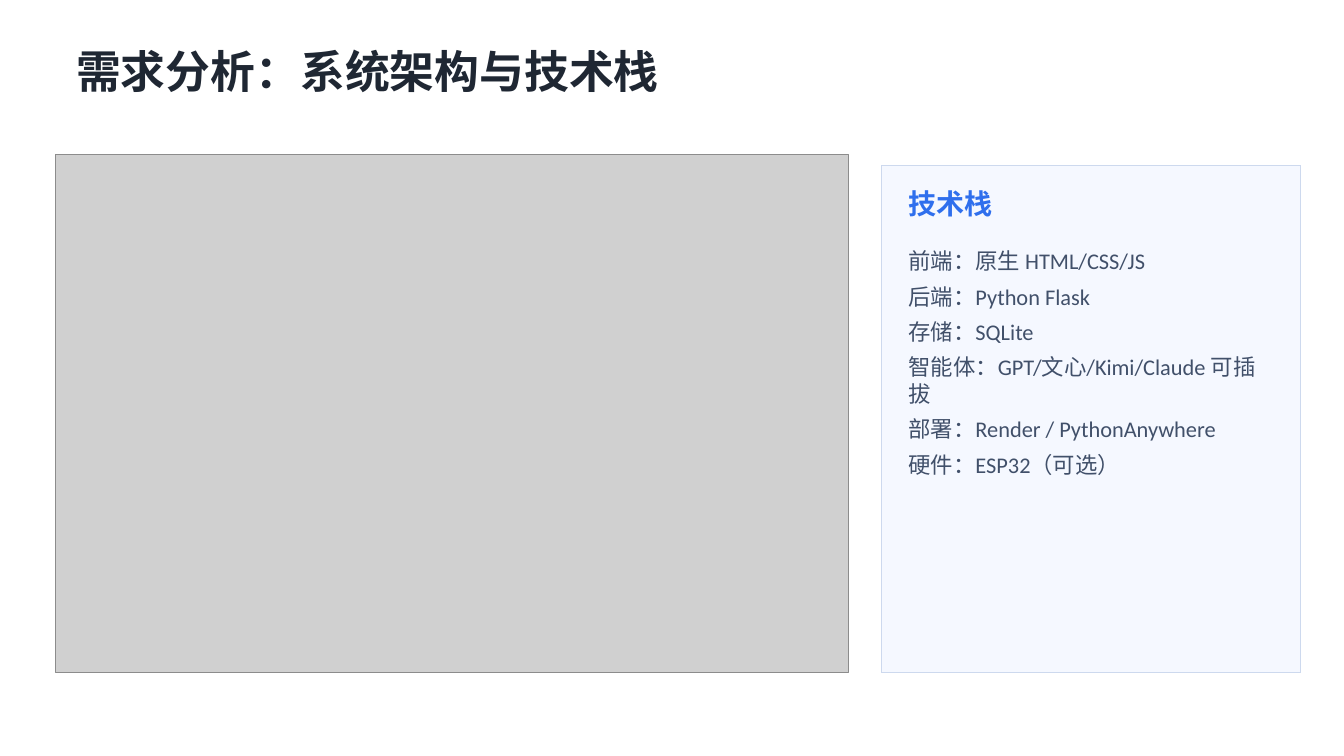
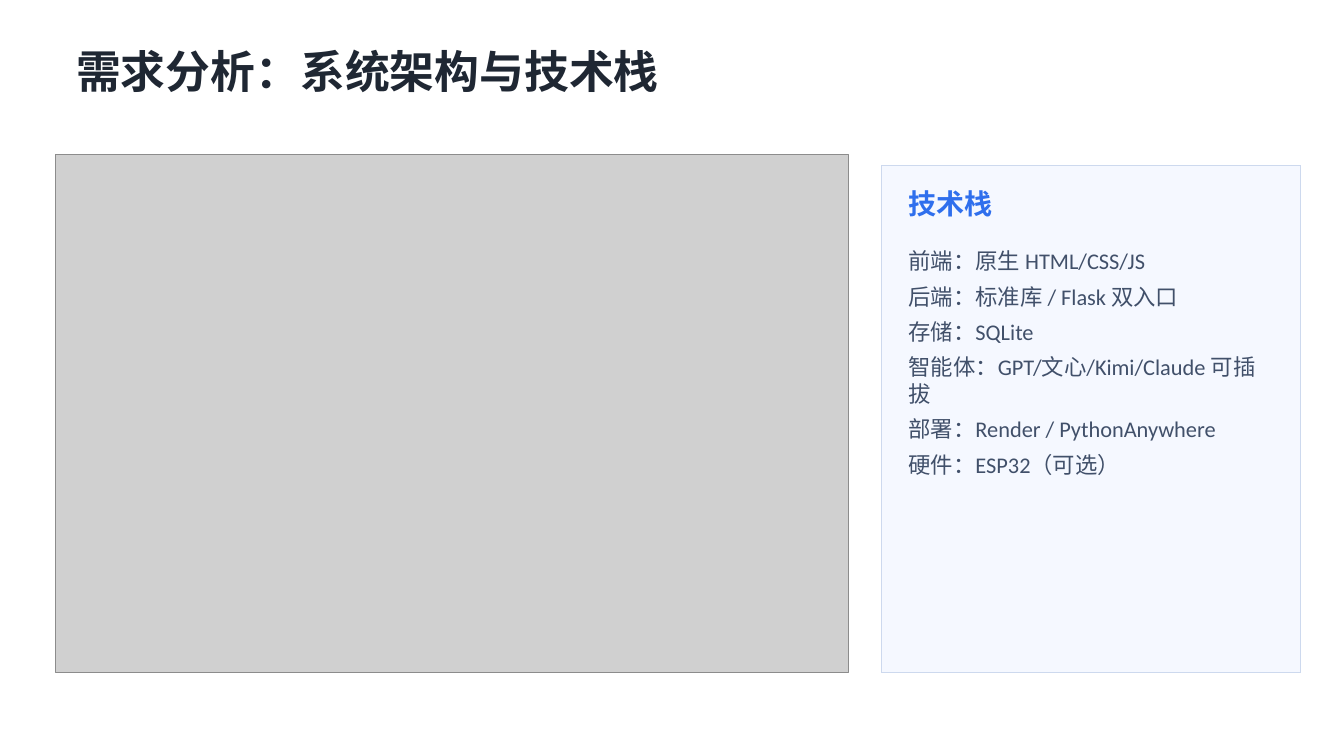
Before and after one commit to kecit33/ai-agent-study, a slide deck: slide 5 of docs/AI校园学习陪伴助手_答辩.pptx. Drawn at 1344x756 pixels with LibreOffice and Linux fonts; fonts in the diff are those of the drawing; grey boxes stand for pictures. Boxes give left, top, right and bottom in pixels: in the first picture for what was removed or moved away, otherwise in the second. Text is boxed around its words. In the diff, an @@ line names an element or a change of style, - is before the commit and + after.

```diff
--- a/docs/AI校园学习陪伴助手_答辩.pptx
+++ b/docs/AI校园学习陪伴助手_答辩.pptx
@@ text at [908,286,1178,307]: text changed @@
-后端：Python Flask
+后端：标准库 / Flask 双入口
```
Also in this commit, not shown: 2 other slides changed, 2 slides added, 3 other files.
